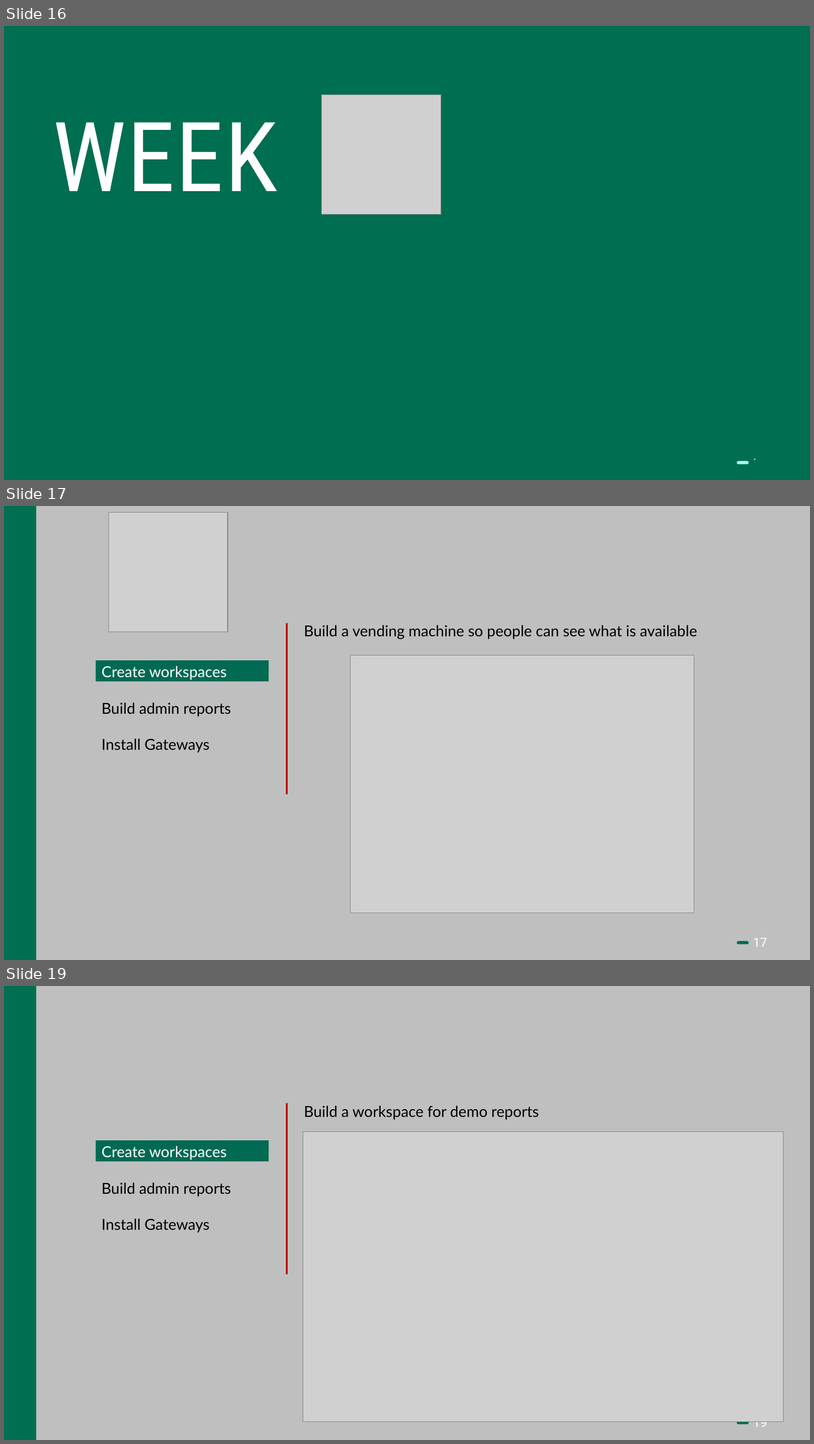
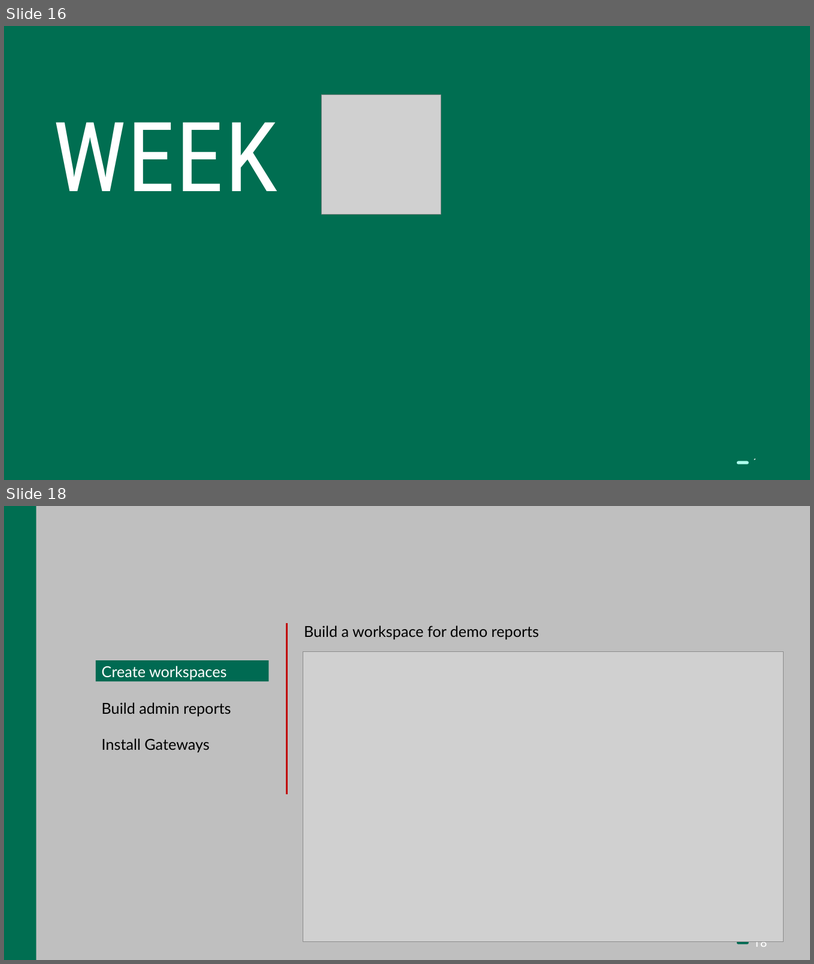
Before and after one commit to Bedrock-Data/Presentations, a slide deck: Power BI Admin - no animations.pptx. Shown one above the other, each under a label of ours: slides 16, 17 and 19 before the commit, slides 16 and 18 after it; the slides between them are not shown. The pictures are 814x1444 and 814x964 pixels, drawn with LibreOffice and Linux fonts; fonts in the diff are those of the drawing; grey boxes stand for pictures. Boxes give left, top, right and bottom in pixels: in the first picture for what was removed or moved away, otherwise in the second. Text is boxed around its words. In the diff, an @@ line names an element or a change of style, - is before the commit and + after.

Commit message:
Added demo report link

```diff
--- a/Power BI Admin - no animations.pptx
+++ b/Power BI Admin - no animations.pptx
@@ slide 17 removed at (4, 506, 810, 960), background #BFBFBF; not listed: 3 template elements that a slide beside it also shows @@
@@ picture removed at (108, 513, 228, 632) @@
@@ line removed from (287, 623) to (287, 794) @@
@@ text removed at (304, 625, 697, 639) @@
-Build a vending machine so people can see what is available
@@ rectangle removed at (96, 660, 269, 681) @@
@@ text removed at (102, 666, 231, 753) @@
-Create workspaces
-Build admin reports
-Install Gateways
@@ picture removed at (351, 655, 694, 913) @@
@@ what was slide 19 is now slide 18 @@
@@ page number at (753, 941, 768, 946): text changed @@
-19
+18
```
Also in this commit, not shown: 16 slides changed, 1 slide added, 5 other slides removed.
